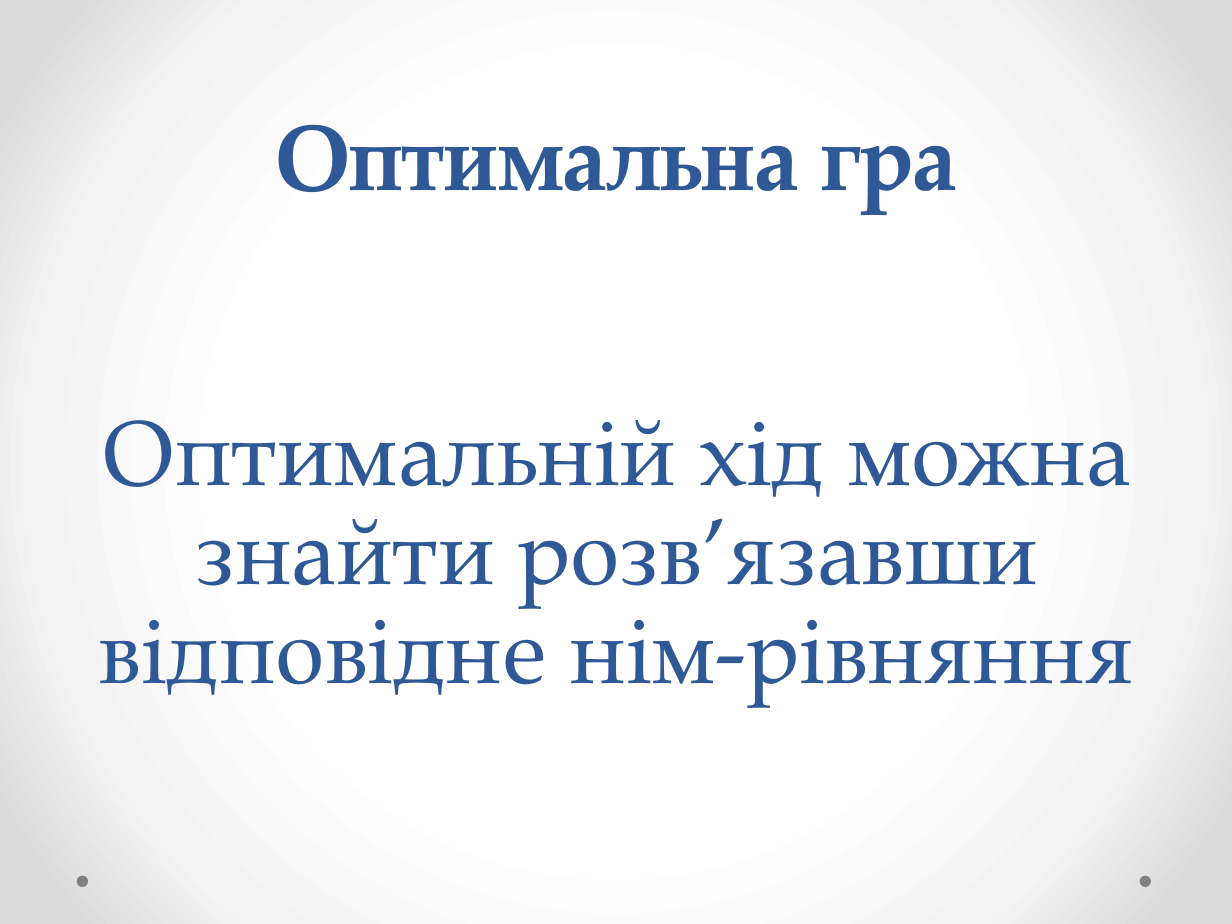
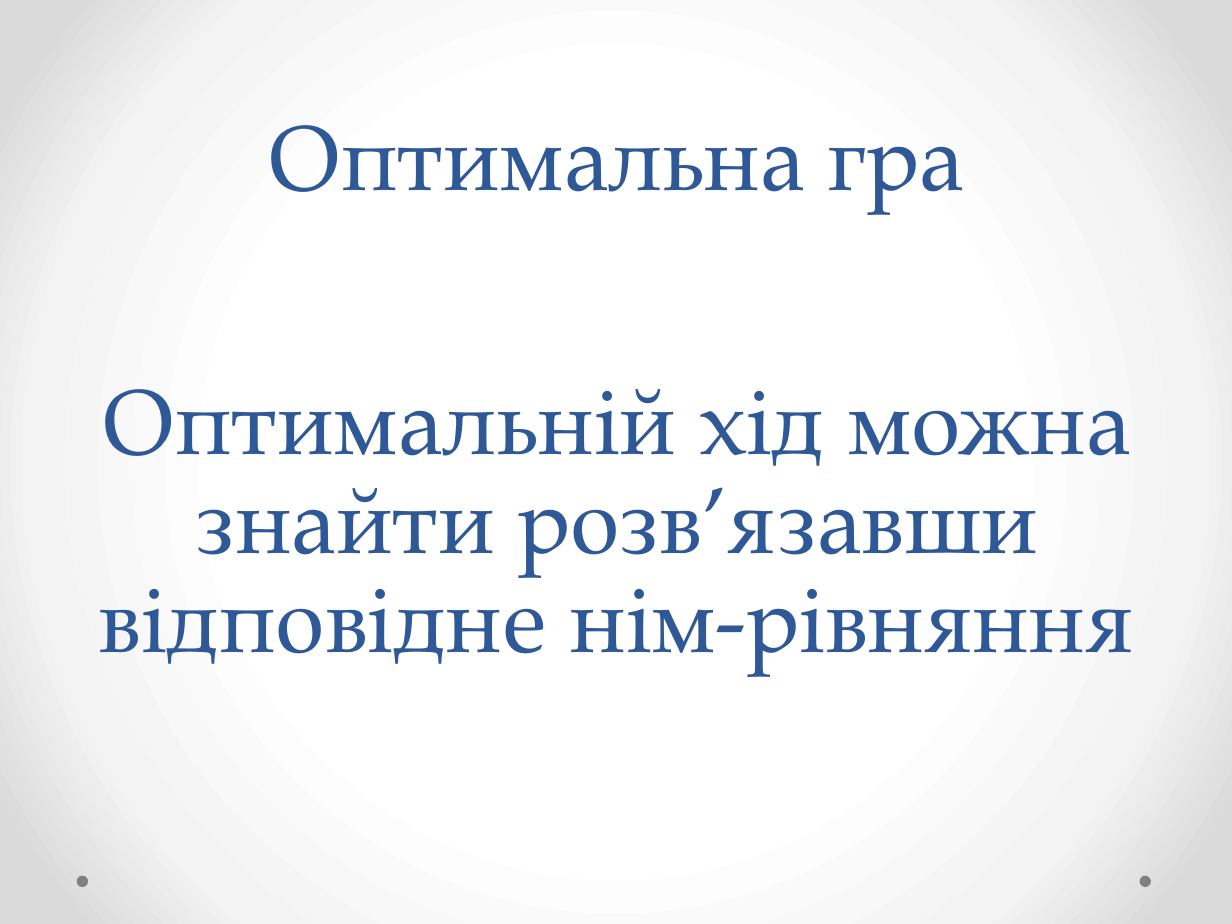
Before and after one commit to MarkiyanMatsekh/SpragueGrundyTheory, a slide deck: slide 17 of PaperWork/Presentation.pptx (slide 11 before the commit). Drawn at 1232x924 pixels with LibreOffice and Linux fonts; fonts in the diff are those of the drawing. Boxes give left, top, right and bottom in pixels: in the first picture for what was removed or moved away, otherwise in the second. Text is boxed around its words. In the diff, an @@ line names an element or a change of style, - is before the commit and + after.

```diff
--- a/PaperWork/Presentation.pptx
+++ b/PaperWork/Presentation.pptx
@@ title "Оптимальна гра" at (267, 125, 964, 213): bold off @@
@@ text "Оптимальній хід можна знайти розв’язавши ...": place and size @@
-text "Оптимальній хід можна знайти розв’язавши ..." at (99, 420, 1133, 706)
+text "Оптимальній хід можна знайти розв’язавши ..." at (99, 389, 1133, 675)
```
Also in this commit, not shown: 10 other slides changed, 12 slides added, 4 slides removed, 8 other files.
